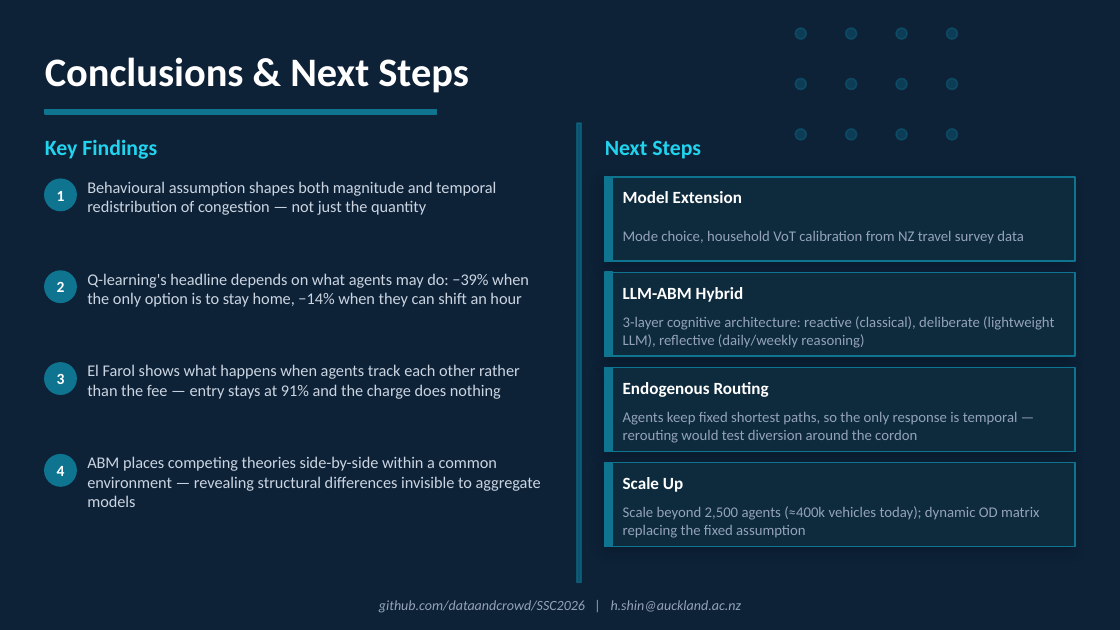
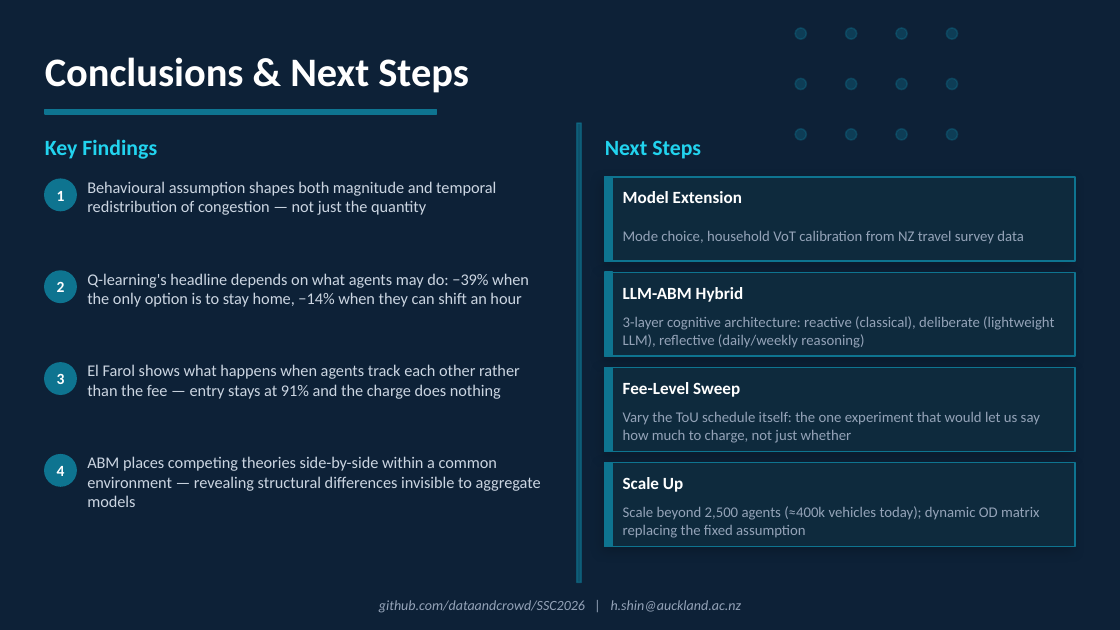
Before and after one commit to dataandcrowd/SSC2026, a slide deck: slide 14 of presentation/SSC2026_presentation.pptx (slide 13 before the commit). Drawn at 1120x630 pixels with LibreOffice and Linux fonts; fonts in the diff are those of the drawing. Boxes give left, top, right and bottom in pixels: in the first picture for what was removed or moved away, otherwise in the second. Text is boxed around its words. In the diff, an @@ line names an element or a change of style, - is before the commit and + after.

```diff
--- a/presentation/SSC2026_presentation.pptx
+++ b/presentation/SSC2026_presentation.pptx
@@ text at bbox=[623, 382, 740, 397]: text changed @@
-Endogenous Routing
+Fee-Level Sweep
@@ text at bbox=[623, 412, 1040, 443]: text changed @@
-Agents keep fixed shortest paths, so the only response is temporal — rerouting would test diversion around the cordon
+Vary the ToU schedule itself: the one experiment that would let us say how much to charge, not just whether
```
Also in this commit, not shown: 1 slide added.
